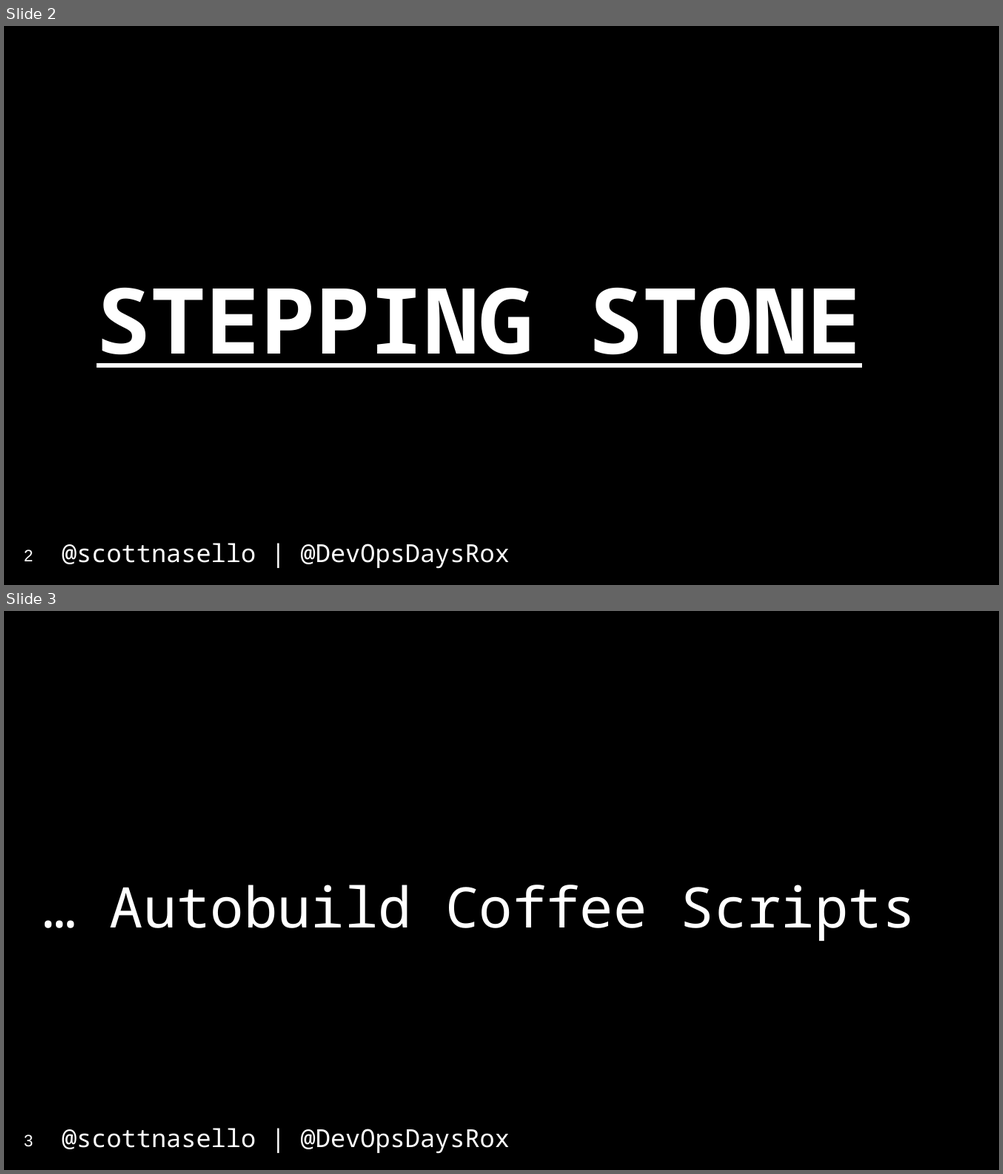
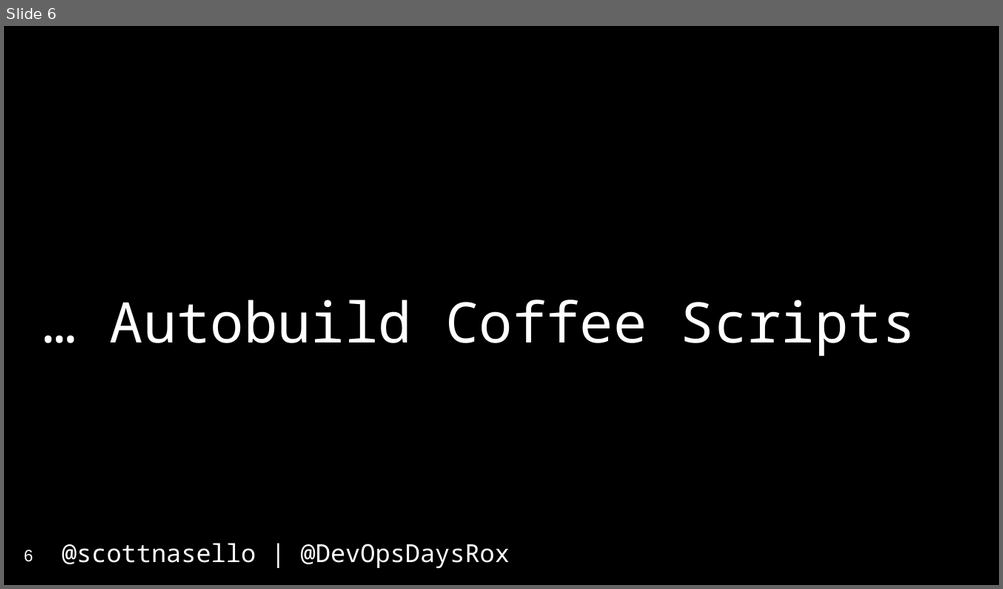
Before and after one commit to scottnasello/talks, a slide deck: 2017-04-10 Denver DevOpsDays/DevOpsDays Denver.pptx. Shown one above the other, each under a label of ours: slides 2 and 3 before the commit, slide 6 after it. The pictures are 1003x1174 and 1003x589 pixels, drawn with LibreOffice and Linux fonts; fonts in the diff are those of the drawing. Boxes give left, top, right and bottom in pixels: in the first picture for what was removed or moved away, otherwise in the second. Text is boxed around its words. In the diff, an @@ line names an element or a change of style, - is before the commit and + after.

```diff
--- a/2017-04-10 Denver DevOpsDays/DevOpsDays Denver.pptx
+++ b/2017-04-10 Denver DevOpsDays/DevOpsDays Denver.pptx
@@ slide 2 removed at <box>4,26,999,585</box>, background #000000; not listed: 1 template element that a slide beside it also shows @@
@@ title removed at <box>96,287,861,368</box> @@
-STEPPING STONE
@@ page number removed at <box>24,550,33,562</box> @@
-2
@@ what was slide 3 is now slide 6 @@
@@ page number at <box>24,550,33,562</box>: text changed @@
-3
+6
```
Also in this commit, not shown: 1 slide changed, 5 slides added, 4 other slides removed.
